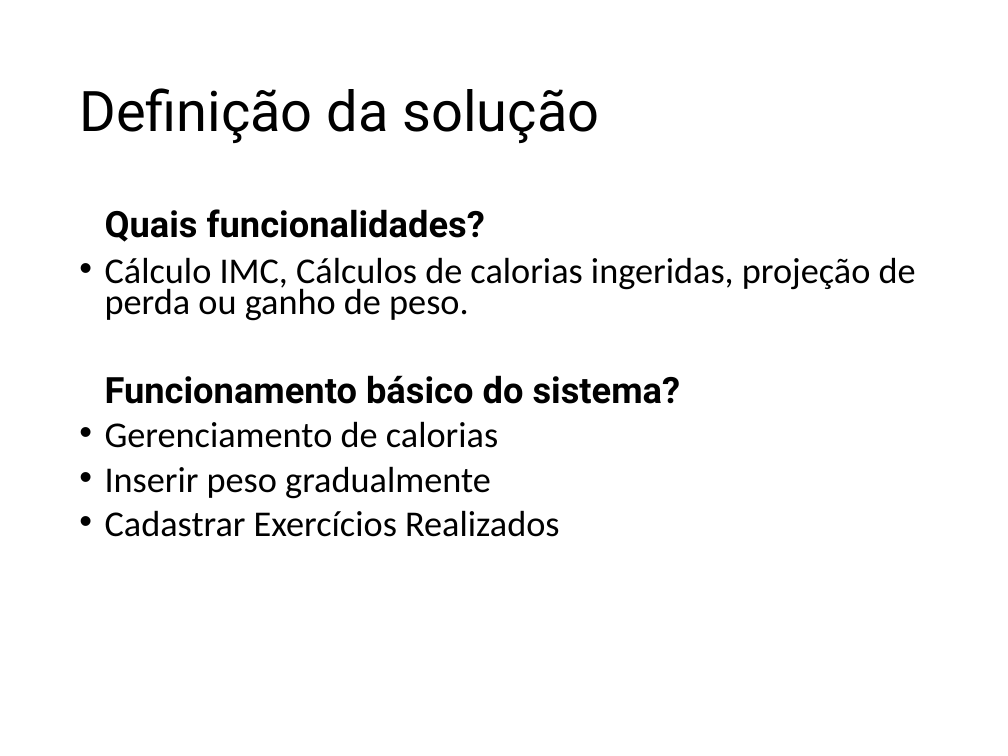
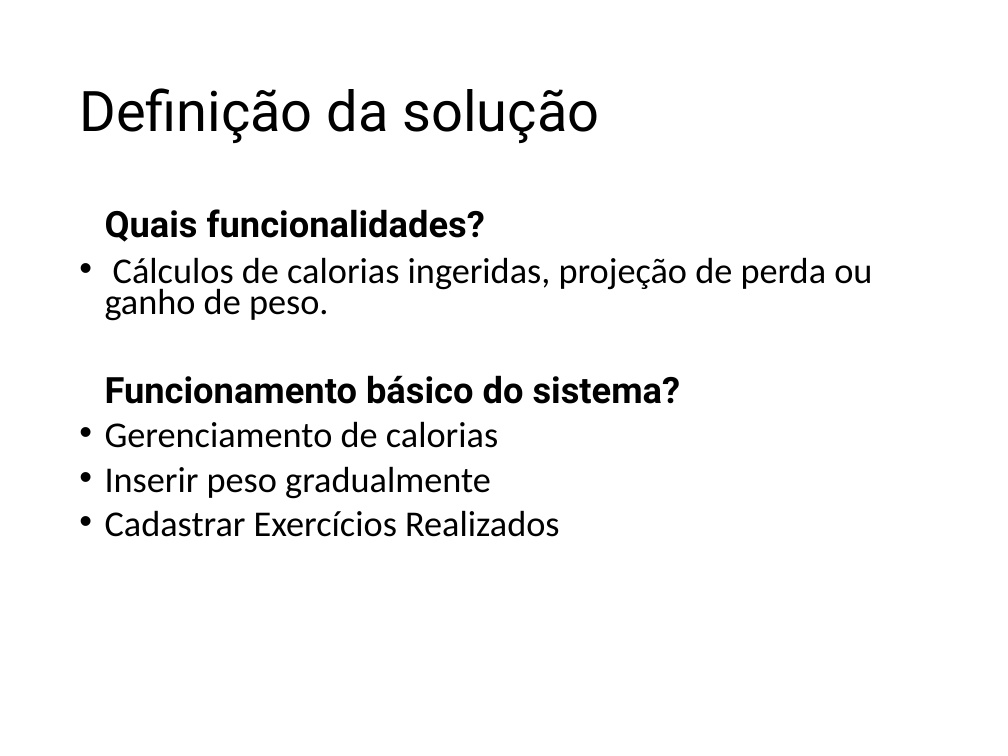
Before and after one commit to LeonDias1989/Kcal-Control, a slide deck: slide 8 of Kcal Control.pptx (slide 9 before the commit). Drawn at 1008x756 pixels with LibreOffice and Linux fonts; fonts in the diff are those of the drawing. Boxes give left, top, right and bottom in pixels: in the first picture for what was removed or moved away, otherwise in the second. Text is boxed around its words. In the diff, an @@ line names an element or a change of style, - is before the commit and + after.

```diff
--- a/Kcal Control.pptx
+++ b/Kcal Control.pptx
@@ text at [105,257,872,321]: text changed @@
-• Cálculo IMC, Cálculos de calorias ingeridas, projeção de perda ou ganho de peso.
+• Cálculos de calorias ingeridas, projeção de perda ou ganho de peso.
```
Also in this commit, not shown: 3 other slides changed, 3 slides removed, 6 other files.
